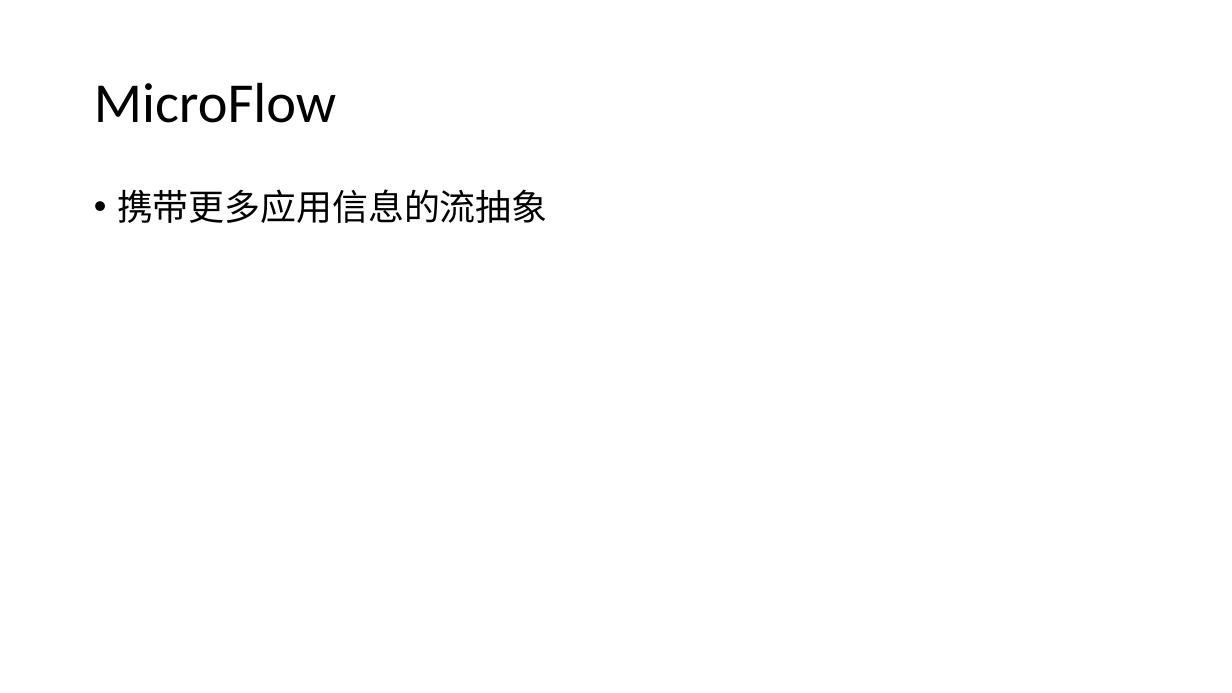
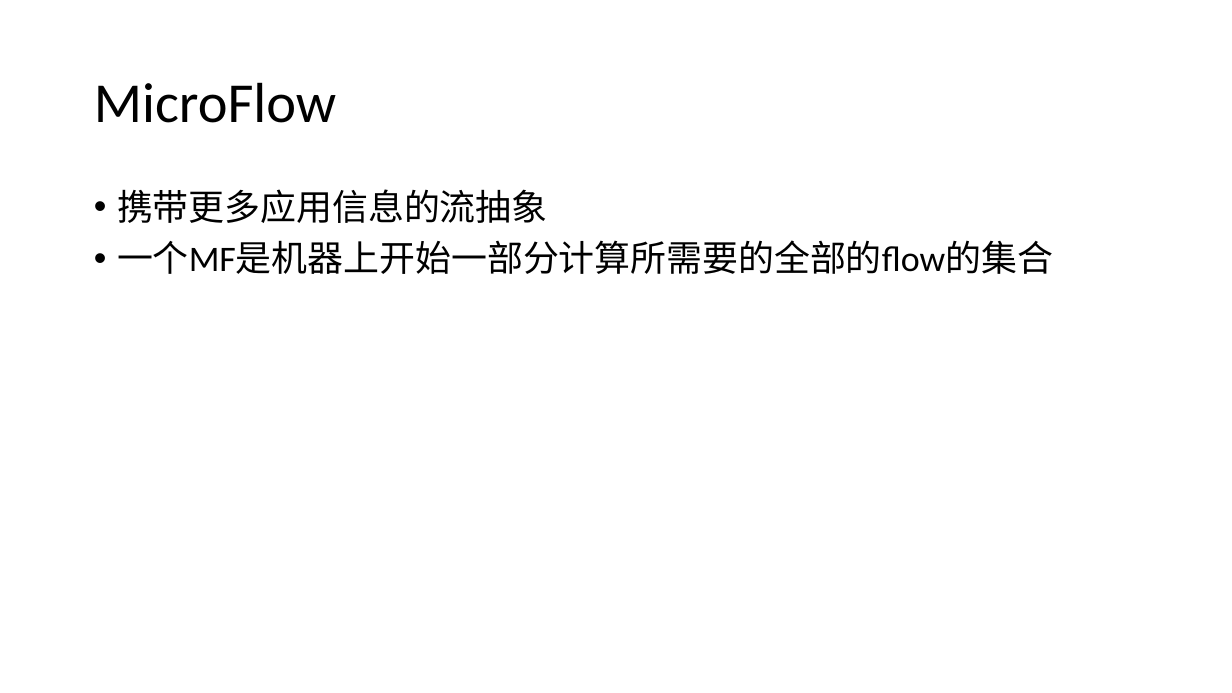
Before and after one commit to fhowen/metaflow, a slide deck: slide 4 of document/microflow.pptx. Drawn at 1232x693 pixels with LibreOffice and Linux fonts; fonts in the diff are those of the drawing. Boxes give left, top, right and bottom in pixels: in the first picture for what was removed or moved away, otherwise in the second. Text is boxed around its words. In the diff, an @@ line names an element or a change of style, - is before the commit and + after.

```diff
--- a/document/microflow.pptx
+++ b/document/microflow.pptx
@@ text at [117, 240, 1053, 274]: paragraph added @@
+• 一个MF是机器上开始一部分计算所需要的全部的flow的集合
```
Also in this commit, not shown: 2 other slides changed, 3 slides added, 1 slide removed.
